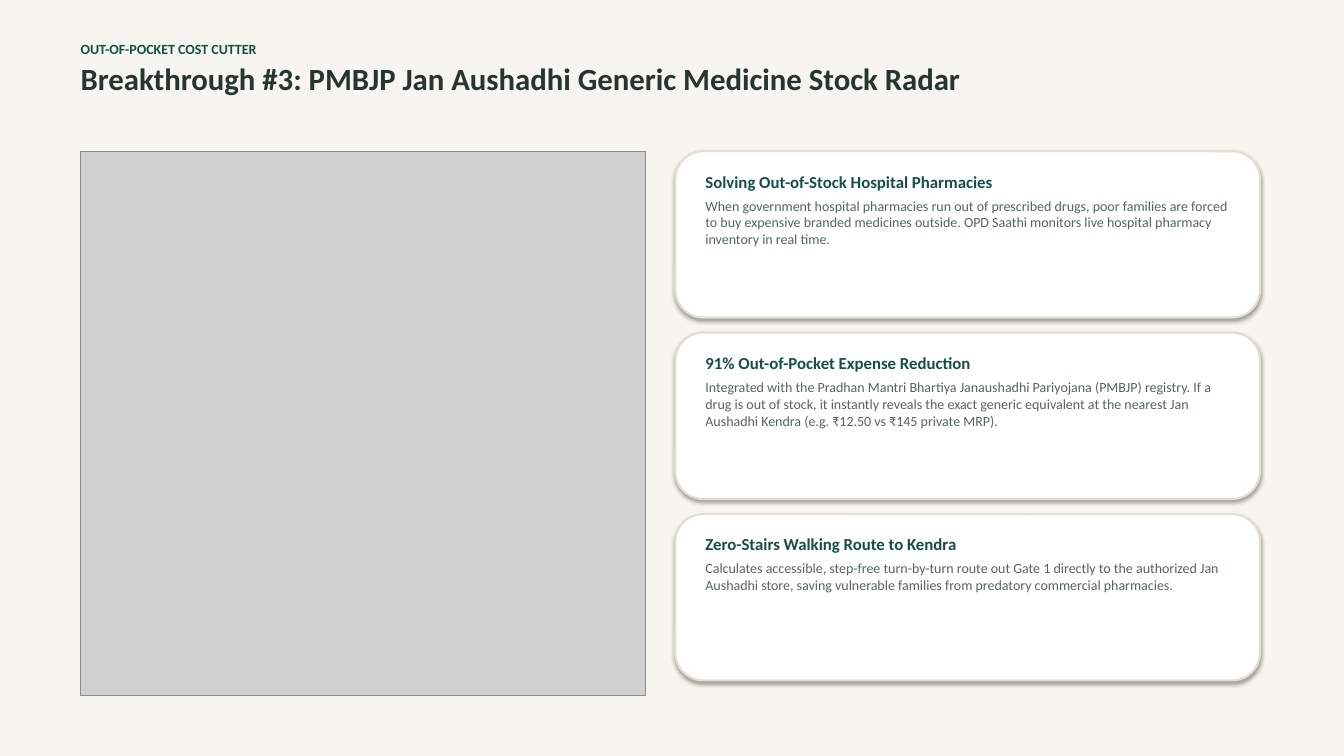
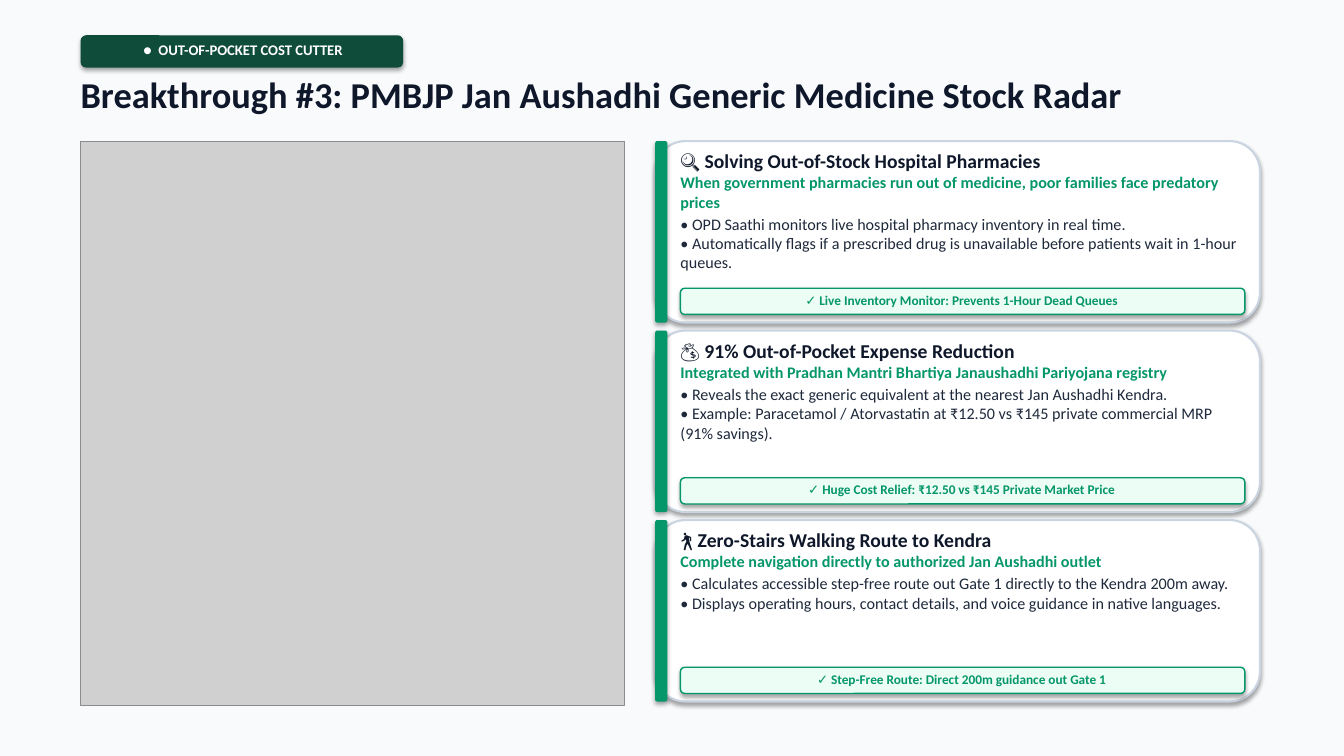
Before and after one commit to NAVANETH7/Hackcache_Hackathon, a slide deck: slide 8 of OPD_Saathi_Championship_Deck.pptx. Drawn at 1344x756 pixels with LibreOffice and Linux fonts; fonts in the diff are those of the drawing; grey boxes stand for pictures. Boxes give left, top, right and bottom in pixels: in the first picture for what was removed or moved away, otherwise in the second. Text is boxed around its words. In the diff, an @@ line names an element or a change of style, - is before the commit and + after.

Commit message:
feat(presentation): overhaul championship pitch deck with high-visibility executive design and zero-overlap typography

```diff
--- a/OPD_Saathi_Championship_Deck.pptx
+++ b/OPD_Saathi_Championship_Deck.pptx
@@ background #F7F5EF to #F8FAFC @@
@@ text at <box>81,45,256,54</box>: paragraph removed @@
-OUT-OF-POCKET COST CUTTER
@@ rounded rectangle added at <box>81,35,403,68</box>, fill #0F4C3A, 10.5 pt, text #FFFFFF, bold @@
+● OUT-OF-POCKET COST CUTTER
@@ text "Breakthrough #3: PMBJP Jan Aushadhi ...": place and size @@
-text "Breakthrough #3: PMBJP Jan Aushadhi ..." at <box>81,45,960,96</box>
+text "Breakthrough #3: PMBJP Jan Aushadhi ..." at <box>81,82,1122,114</box>
@@ text "Breakthrough #3: PMBJP Jan Aushadhi ..." at <box>81,82,1122,114</box>: size 22 to 26 pt, text colour #26352F to #0F172A @@
@@ picture: place and size @@
-picture at <box>81,151,645,696</box>
+picture at <box>81,141,625,706</box>
@@ rounded rectangle: place and size @@
-rounded rectangle at <box>676,151,1260,318</box>
+rounded rectangle at <box>655,141,1260,323</box>
@@ rounded rectangle added at <box>655,141,667,323</box>, fill #059669 @@
@@ text at <box>680,154,1236,271</box>: text changed; size 10 to 11.5 pt; text colour #52665C to #1E293B @@
-Solving Out-of-Stock Hospital Pharmacies
-When government hospital pharmacies run out of prescribed drugs, poor families are forced to buy expensive branded medicines outside. OPD Saathi monitors live hospital pharmacy inventory in real time.
+🔍 Solving Out-of-Stock Hospital Pharmacies
+When government pharmacies run out of medicine, poor families face predatory prices
+• OPD Saathi monitors live hospital pharmacy inventory in real time.
+• Automatically flags if a prescribed drug is unavailable before patients wait in 1-hour queues.
@@ rounded rectangle added at <box>681,288,1245,315</box>, fill #ECFDF5, outline #059669 1 pt, 9.5 pt, text #059669, bold @@
+✓ Live Inventory Monitor: Prevents 1-Hour Dead Queues
@@ rounded rectangle: place and size @@
-rounded rectangle at <box>676,333,1260,499</box>
+rounded rectangle at <box>655,331,1260,512</box>
@@ rounded rectangle added at <box>655,331,667,512</box>, fill #059669 @@
@@ text at <box>680,344,1212,442</box>: text changed; size 10 to 11.5 pt; text colour #52665C to #1E293B @@
-91% Out-of-Pocket Expense Reduction
-Integrated with the Pradhan Mantri Bhartiya Janaushadhi Pariyojana (PMBJP) registry. If a drug is out of stock, it instantly reveals the exact generic equivalent at the nearest Jan Aushadhi Kendra (e.g. ₹12.50 vs ₹145 private MRP).
+💰 91% Out-of-Pocket Expense Reduction
+Integrated with Pradhan Mantri Bhartiya Janaushadhi Pariyojana registry
+• Reveals the exact generic equivalent at the nearest Jan Aushadhi Kendra.
+• Example: Paracetamol / Atorvastatin at ₹12.50 vs ₹145 private commercial MRP (91% savings).
@@ rounded rectangle added at <box>681,478,1245,504</box>, fill #ECFDF5, outline #059669 1 pt, 9.5 pt, text #059669, bold @@
+✓ Huge Cost Relief: ₹12.50 vs ₹145 Private Market Price
@@ outline #E3DED1 1.5 pt to #CBD5E1 1.5 pt in 3 elements at <box>655,141,1260,323</box>, <box>655,331,1260,512</box>, <box>655,520,1260,702</box> @@
@@ rounded rectangle: place and size @@
-rounded rectangle at <box>676,514,1260,681</box>
+rounded rectangle at <box>655,520,1260,702</box>
@@ rounded rectangle added at <box>655,520,667,702</box>, fill #059669 @@
@@ text at <box>680,533,1229,612</box>: text changed; size 10 to 11.5 pt; text colour #52665C to #1E293B @@
-Zero-Stairs Walking Route to Kendra
-Calculates accessible, step-free turn-by-turn route out Gate 1 directly to the authorized Jan Aushadhi store, saving vulnerable families from predatory commercial pharmacies.
+🚶 Zero-Stairs Walking Route to Kendra
+Complete navigation directly to authorized Jan Aushadhi outlet
+• Calculates accessible step-free route out Gate 1 directly to the Kendra 200m away.
+• Displays operating hours, contact details, and voice guidance in native languages.
@@ rounded rectangle added at <box>681,667,1245,694</box>, fill #ECFDF5, outline #059669 1 pt, 9.5 pt, text #059669, bold @@
+✓ Step-Free Route: Direct 200m guidance out Gate 1
```
Also in this commit, not shown: 14 other slides changed, 2 other files.
